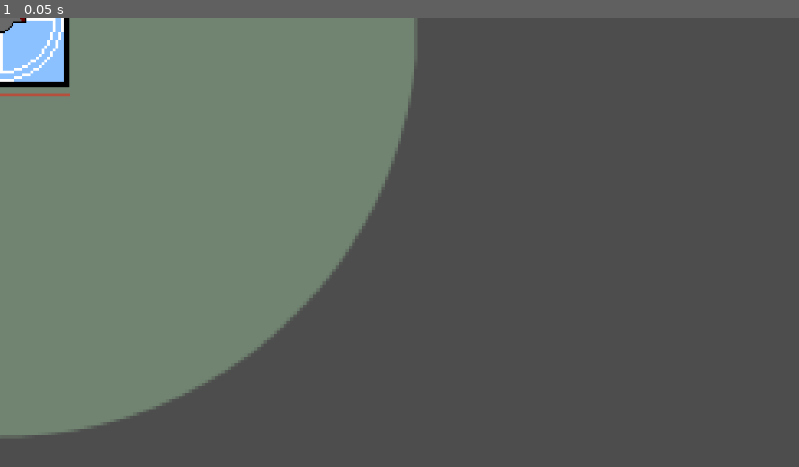
Above: before the commit, frame 1.
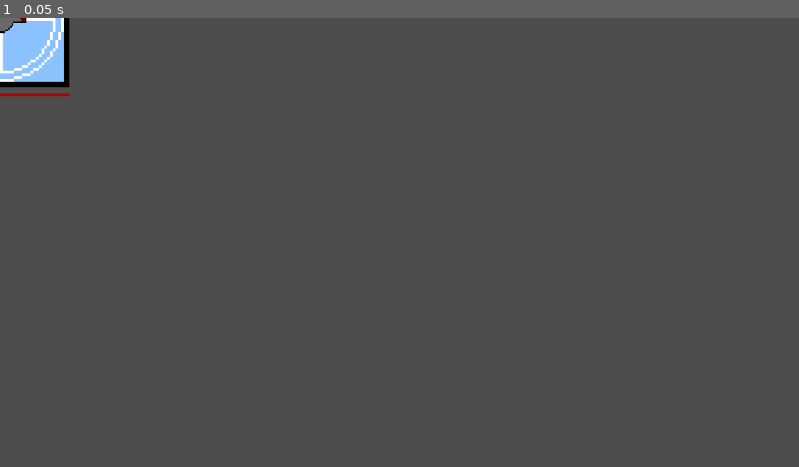
Above: after the commit, the same moment.

Repository: dwlee0802/BusinessTD
Game: Godot game, scene res://Scenes/HQ.tscn
The game is run twice, just before and just after one commit, with the same random seed, the same clock (stepped at 60 frames per second) and the same inputs. This scene is started directly instead of the project's main scene.
Inputs:
- Up to frame 1 (0.05 s): no input

The runs differ from the first frame. In frame 1, 37% of the frame differs, in the area x 0-53%, y 0-94%.

Commit message:
Added build time labels to units.

Diff:
--- a/Scenes/HQ.tscn
+++ b/Scenes/HQ.tscn
@@ -22,7 +22,7 @@
 radius = 400.0
 
 [sub_resource type="CircleShape2D" id="CircleShape2D_5nsj1"]
-radius = 600.0
+radius = 1200.0
 
 [node name="HQ" type="CharacterBody2D"]
 collision_layer = 273
@@ -57,11 +57,12 @@
 texture = ExtResource("6_y7kus")
 
 [node name="ConnectionRange" type="Sprite2D" parent="."]
+visible = false
 modulate = Color(1, 1, 0.756863, 1)
 self_modulate = Color(0.752941, 1, 1, 0.309804)
 texture_filter = 1
-position = Vector2(-1.50003, 2.99991)
-scale = Vector2(4.71484, 4.71875)
+position = Vector2(-6.50003, 2)
+scale = Vector2(9.40234, 9.375)
 texture = ExtResource("6_y7kus")
 
 [node name="TurretBodySprite" type="Sprite2D" parent="."]
@@ -105,3 +106,19 @@
 
 [node name="CollisionShape2D" type="CollisionShape2D" parent="ConnectionArea"]
 shape = SubResource("CircleShape2D_5nsj1")
+
+[node name="BuildTime" type="Label" parent="."]
+modulate = Color(0, 0, 0, 1)
+anchors_preset = 8
+anchor_left = 0.5
+anchor_top = 0.5
+anchor_right = 0.5
+anchor_bottom = 0.5
+offset_left = -10.0
+offset_top = -126.0
+offset_right = 30.0
+offset_bottom = -100.0
+grow_horizontal = 2
+grow_vertical = 2
+text = "00"
+vertical_alignment = 1
--- a/Scenes/game.gd
+++ b/Scenes/game.gd
@@ -32,9 +32,10 @@
 # upfront cost of buildings
 var buildingCosts = [800, 1500, 500, 300]
 
-var spawnRate: float = 2
+var spawnRate: float = 10
 var spawnRateHolder: float = 1
-var spawnCount: float = 10
+var spawnCount: float = 20
+var difficultyScale: float = 1.1
 
 var gameStarted: bool = false
 var gamePaused: bool = true
@@ -50,7 +51,6 @@
 # takes into account the cash in value of buildings
 var totalValue: float = 5000
 
-var difficultyScale: float = 1.01
 
 # Called when the node enters the scene tree for the first time.
 func _ready():
--- a/Scenes/mining_drill.gd
+++ b/Scenes/mining_drill.gd
@@ -25,15 +25,29 @@
 
 var sprite
 
+var buildTime: float = 10
+var buildTimeLabel
 
 # Called when the node enters the scene tree for the first time.
 func _ready():
 	healthBar = get_node("Healthbar")
 	game = get_parent()
 	sprite = get_node("Sprite2D")
+	buildTimeLabel = get_node("BuildTime")
 
 # Called every frame. 'delta' is the elapsed time since the previous frame.
 func _process(delta):
+	if buildTime > 0:
+		buildTime -= delta
+		sprite.modulate = Color.DIM_GRAY
+		buildTimeLabel.text = str(snapped(buildTime, 0.001))
+
+		return
+	else:
+		buildTimeLabel.visible = false
+
+	sprite.modulate = Color.DIM_GRAY
+
 	if hitPoints <= 0:
 		var tiles = game.GetSquare(placedTile, 5)
 		for tile in tiles:
@@ -58,9 +72,10 @@
 		profitHolder -= delta
 
 		if profitHolder <= 0:
+			revenueAmount = randi_range(50, 150)
 			game.operationFunds += revenueAmount
 			profitHolder = profitGenerationPeriod
-			game.MakeDamagePopup(position, 20, Color.LAWN_GREEN)
+			game.MakeDamagePopup(position, revenueAmount, Color.LAWN_GREEN)
 
 
 
--- a/Scenes/mining_drill.tscn
+++ b/Scenes/mining_drill.tscn
@@ -24,3 +24,19 @@
 scale = Vector2(125, 4)
 texture = ExtResource("2_mspe3")
 centered = false
+
+[node name="BuildTime" type="Label" parent="."]
+modulate = Color(0, 0, 0, 1)
+anchors_preset = 8
+anchor_left = 0.5
+anchor_top = 0.5
+anchor_right = 0.5
+anchor_bottom = 0.5
+offset_left = -9.0
+offset_top = -91.0
+offset_right = 31.0
+offset_bottom = -65.0
+grow_horizontal = 2
+grow_vertical = 2
+text = "00"
+vertical_alignment = 1
--- a/Scenes/network_tower.gd
+++ b/Scenes/network_tower.gd
@@ -27,6 +27,9 @@
 
 var visited: bool = false
 
+var buildTime: float = 3
+var	buildTimeLabel
+
 func _ready():
 	game = get_parent()
 	connectionRange = get_node("ConnectionRange")
@@ -35,9 +38,18 @@
 	supplyArea = get_node("SupplyArea")
 	spriteNode = get_node("Sprite2D")
 	healthBar = get_node("Healthbar")
+	buildTimeLabel = get_node("BuildTime")
 
 
 func _process(delta):
+	if buildTime > 0:
+		buildTime -= delta
+		spriteNode.modulate = Color.DIM_GRAY
+		buildTimeLabel.text = str(snapped(buildTime, 0.001))
+		return
+	else:
+		buildTimeLabel.visible = false
+
 	if game.waitingForBuildLocation == true and game.buildType == type:
 		connectionRange.visible = true
 		supplyRange.visible = false
@@ -49,6 +61,9 @@
 		connectionRange.visible = false
 		supplyRange.visible = false
 		spriteNode.modulate = Color.DIM_GRAY
+
+
+	spriteNode.modulate = Color.WHITE
 
 	if hitPoints <= 0:
 		var tiles
--- a/Scenes/network_tower.tscn
+++ b/Scenes/network_tower.tscn
@@ -13,7 +13,7 @@
 
 [sub_resource type="CircleShape2D" id="CircleShape2D_27bua"]
 resource_name = "asdf"
-radius = 400.0
+radius = 1000.0
 
 [node name="Network Tower" type="CharacterBody2D"]
 collision_layer = 17
@@ -34,11 +34,12 @@
 centered = false
 
 [node name="ConnectionRange" type="Sprite2D" parent="."]
+visible = false
 modulate = Color(1, 1, 0.756863, 1)
 self_modulate = Color(0.752941, 1, 1, 0.309804)
 texture_filter = 1
-position = Vector2(0.500015, 0)
-scale = Vector2(3.16797, 3.10938)
+position = Vector2(-0.999939, 2.50015)
+scale = Vector2(7.82813, 7.84766)
 texture = ExtResource("5_fpvw5")
 
 [node name="SupplyRange" type="Sprite2D" parent="."]
@@ -67,3 +68,19 @@
 
 [node name="CollisionShape2D" type="CollisionShape2D" parent="ConnectionArea"]
 shape = SubResource("CircleShape2D_27bua")
+
+[node name="BuildTime" type="Label" parent="."]
+modulate = Color(0, 0, 0, 1)
+anchors_preset = 8
+anchor_left = 0.5
+anchor_top = 0.5
+anchor_right = 0.5
+anchor_bottom = 0.5
+offset_left = -9.0
+offset_top = -62.0
+offset_right = 31.0
+offset_bottom = -36.0
+grow_horizontal = 2
+grow_vertical = 2
+text = "00"
+vertical_alignment = 1
--- a/Scenes/turret.gd
+++ b/Scenes/turret.gd
@@ -45,10 +45,16 @@
 var supplyRange
 var supplyArea
 
+var buildTime: float = 7
+var	buildTimeLabel
+
 # Called when the node enters the scene tree for the first time.
 func _ready():
 	bodySprite = get_node("TurretBarrelSprite")
-	if isHQ:
+	buildTimeLabel = get_node("BuildTime")
+
+	if isHQ:
+		buildTime = 3
 		connectionRange = get_node("ConnectionRange")
 		connectionArea = get_node("ConnectionArea")
 		supplyRange = get_node("SupplyRange")
@@ -66,6 +72,14 @@
 
 # Called every frame. 'delta' is the elapsed time since the previous frame.
 func _process(delta):
+	if buildTime > 0:
+		buildTime -= delta
+		bodySprite.modulate = Color.DIM_GRAY
+		buildTimeLabel.text = str(snapped(buildTime, 0.001))
+		return
+	else:
+		buildTimeLabel.visible = false
+
 	if isHQ and game.waitingForBuildLocation == true and game.buildType == 3:
 		connectionRange.visible = true
 		supplyRange.visible = false
@@ -116,6 +130,9 @@
 
 
 func _physics_process(delta):
+	if buildTime > 0:
+		return
+
 	if isHQ:
 		networkUpdateHolder += delta
 		if networkUpdateHolder > 1:
--- a/Scenes/turret.tscn
+++ b/Scenes/turret.tscn
@@ -63,3 +63,19 @@
 scale = Vector2(75, 4)
 texture = ExtResource("5_2kkv7")
 centered = false
+
+[node name="BuildTime" type="Label" parent="."]
+modulate = Color(0, 0, 0, 1)
+anchors_preset = 8
+anchor_left = 0.5
+anchor_top = 0.5
+anchor_right = 0.5
+anchor_bottom = 0.5
+offset_left = -9.0
+offset_top = -64.0
+offset_right = 31.0
+offset_bottom = -38.0
+grow_horizontal = 2
+grow_vertical = 2
+text = "00"
+vertical_alignment = 1
